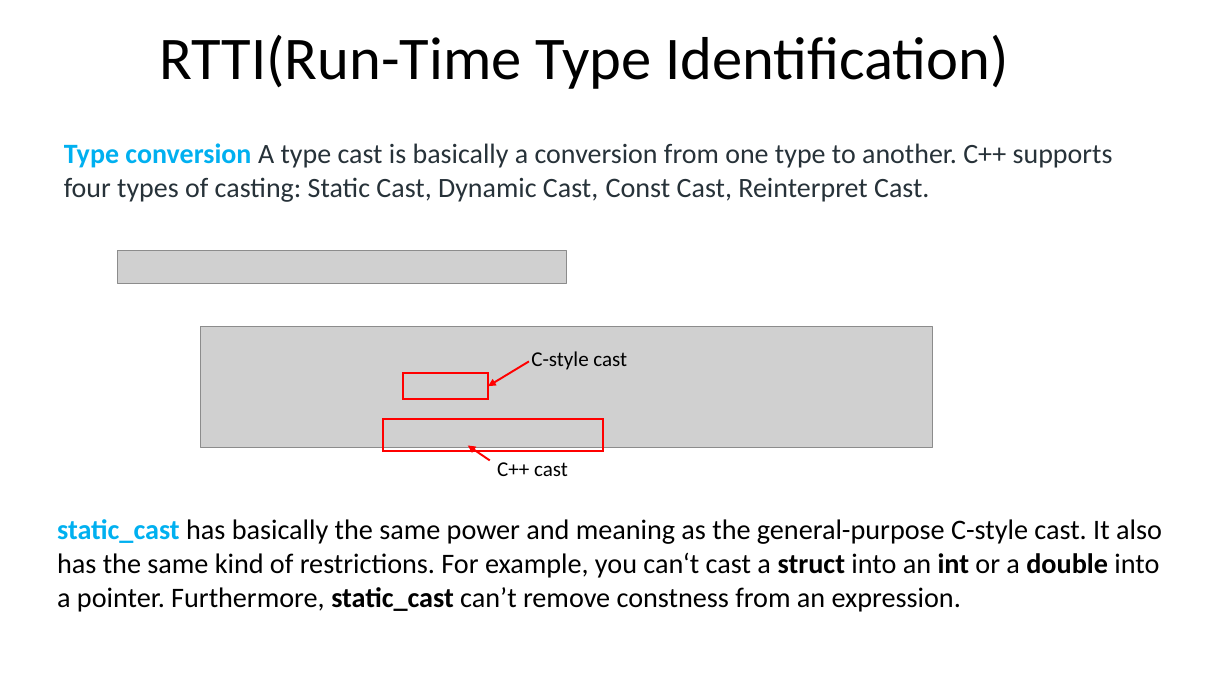
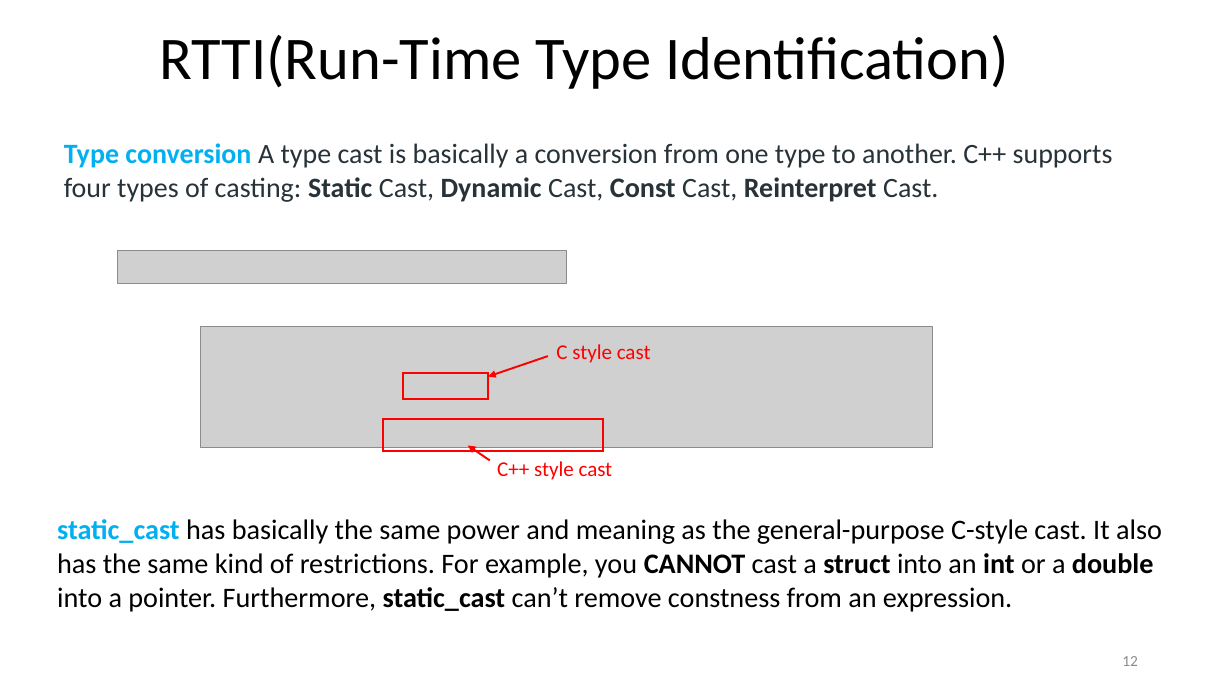
Before and after one commit to ShiqiYu/CPP, a slide deck: slide 12 of week15/Lab15.pptx (slide 11 before the commit). Drawn at 1232x693 pixels with LibreOffice and Linux fonts; fonts in the diff are those of the drawing; grey boxes stand for pictures; background and template pictures are left out. Boxes give left, top, right and bottom in pixels: in the first picture for what was removed or moved away, otherwise in the second. Text is boxed around its words. In the diff, an @@ line names an element or a change of style, - is before the commit and + after.

```diff
--- a/week15/Lab15.pptx
+++ b/week15/Lab15.pptx
@@ text "Type conversion A type cast ..." at (64,143,1113,202): bold on in "Static Dynamic Const Reinterpret" @@
@@ arrow moved from (529, 361) - (488, 386) to (548, 356) - (488, 376) @@
@@ text at (556,344,651,363): text changed; size 16.3 to 16.4 pt; text colour #000000 to #FF0000 @@
-C-style cast
+C style cast
@@ text at (497,461,613,480): text changed; size 16.3 to 16.4 pt; text colour #000000 to #FF0000 @@
-C++ cast
+C++ style cast
@@ text at (57,519,1162,612): text changed @@
-static_cast has basically the same power and meaning as the general-purpose C-style cast. It also has the same kind of restrictions. For example, you can‘t cast a struct into an int or a double into a pointer. Furthermore, static_cast can’t remove constness from an expression.
+static_cast has basically the same power and meaning as the general-purpose C-style cast. It also has the same kind of restrictions. For example, you CANNOT cast a struct into an int or a double into a pointer. Furthermore, static_cast can’t remove constness from an expression.
@@ page number added at (1122,656,1138,666), 12 pt, text #8C8C8C @@
+12
```
Also in this commit, not shown: 18 other slides changed, 2 slides added, 3 slides removed, 3 other files.
